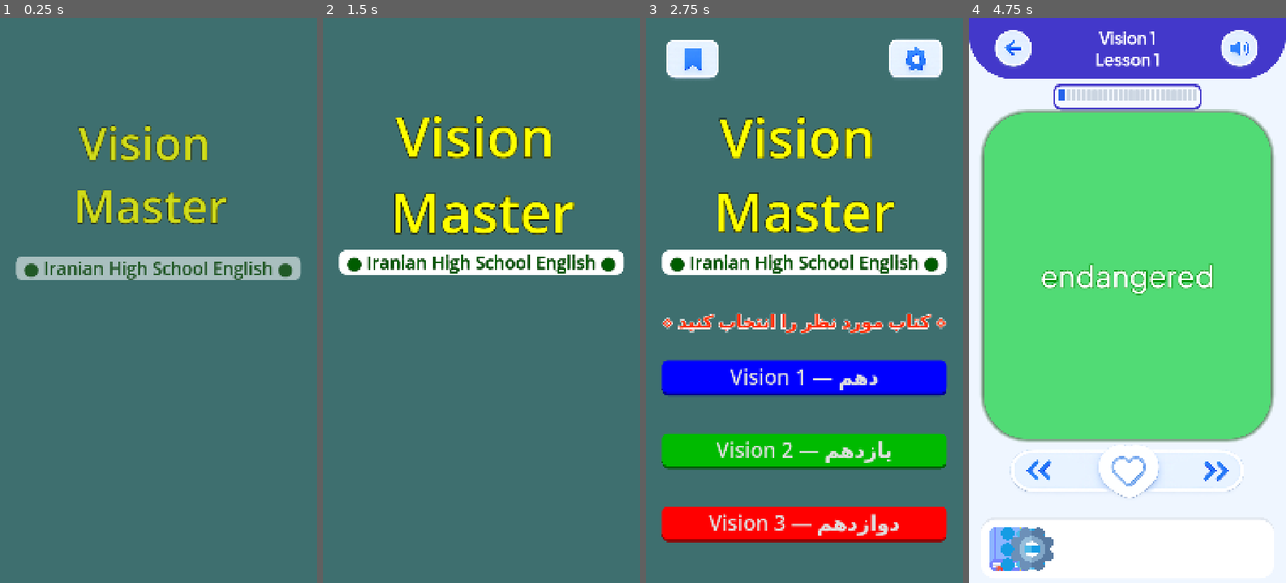
Above: before the commit, frames 1-4 (left to right).
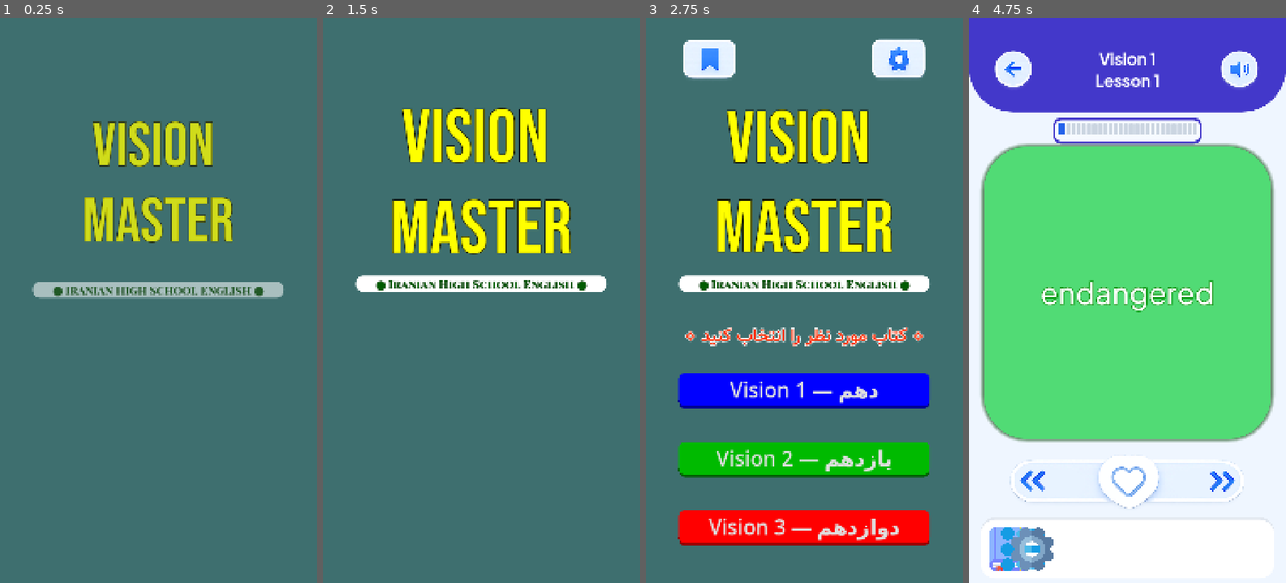
Above: after the commit, the same moments.

Repository: ZanaSaei/Vision-Master
Game: Godot game, scene res://scenes/main_menu/MainMenu.tscn
Two runs of this game, one before a commit and one after it. Both use one fixed random seed, a clock stepped at 60 frames per second and the inputs below.
Inputs (mouse positions are in pixels of both pictures, inside the frame that each line leads up to):
- Up to frame 1 (0.25 s): no input
- Up to frame 2 (1.5 s): move the mouse to (551, 272) at 0.52 s; click (551, 272) at 0.67 s; drag from (418, 328) to (465, 413) at 1.27 s
- Up to frame 3 (2.75 s): move the mouse to (836, 176) at 2.02 s; click (836, 176) at 2.17 s
- Up to frame 4 (4.75 s): click "Vision 1 — دهم" at 2.75 s; click "Lesson 1 — Saving Nature" at 3.5 s; click "📚 New Words" at 4.25 s

The runs differ from the first frame. In frame 1, 11% of the frame differs, in the area x 4-96%, y 18-50%; in frame 2, 13%; in frame 3, 30%, in the area x 4-96%, y 3-94%; in frame 4, 17%.

Commit message:
polishing the scenes for mobile
polishing for mobile

Diff:
--- a/scenes/book_menu/BookMenu.tscn
+++ b/scenes/book_menu/BookMenu.tscn
@@ -3,23 +3,21 @@
 [ext_resource type="Script" uid="uid://bup0mtxrin4q2" path="res://scenes/book_menu/book_menu.gd" id="1_fjcg3"]
 [ext_resource type="Texture2D" uid="uid://bmgjy6yti5sut" path="res://images/Back.png" id="2_1vrhx"]
 [ext_resource type="FontFile" uid="uid://ry2noj0tf42q" path="res://assets/fonts/PlusJakartaSans-Bold.ttf" id="3_rdkw2"]
+[ext_resource type="FontFile" uid="uid://c21bk2e7vh4wu" path="res://assets/fonts/Vazirmatn-Regular.ttf" id="4_vlp4y"]
 
 [sub_resource type="StyleBoxFlat" id="StyleBoxFlat_fjcg3"]
 bg_color = Color(0.2627451, 0.21960784, 0.7921569, 1)
 corner_radius_bottom_right = 150
 corner_radius_bottom_left = 150
+expand_margin_top = 45.0
 
 [sub_resource type="LabelSettings" id="LabelSettings_1vrhx"]
 font = ExtResource("3_rdkw2")
 font_size = 68
 
-[sub_resource type="SystemFont" id="SystemFont_vlp4y"]
-font_names = PackedStringArray("2  Farnaz")
-subpixel_positioning = 0
-
 [sub_resource type="LabelSettings" id="LabelSettings_rdkw2"]
-font = SubResource("SystemFont_vlp4y")
-font_size = 73
+font = ExtResource("4_vlp4y")
+font_size = 59
 font_color = Color(0, 0, 0, 1)
 outline_size = 15
 
@@ -45,12 +43,14 @@
 layout_mode = 1
 anchors_preset = 10
 anchor_right = 1.0
-offset_bottom = 49.0
+offset_top = 30.0
+offset_bottom = 320.0
 grow_horizontal = 2
 theme_override_styles/panel = SubResource("StyleBoxFlat_fjcg3")
 
 [node name="TopBar" type="HBoxContainer" parent="PanelContainer" unique_id=1356899270]
 layout_mode = 2
+size_flags_horizontal = 4
 theme_override_constants/separation = 530
 alignment = 1
 
@@ -75,6 +75,7 @@
 anchors_preset = 15
 anchor_right = 1.0
 anchor_bottom = 1.0
+offset_top = 187.0
 grow_horizontal = 2
 grow_vertical = 2
 mouse_filter = 2
@@ -85,7 +86,7 @@
 
 [node name="InnerLayout" type="VBoxContainer" parent="MainLayout" unique_id=1592577916]
 layout_mode = 2
-theme_override_constants/separation = 24
+theme_override_constants/separation = 60
 
 [node name="HeroLabel" type="Label" parent="MainLayout/InnerLayout" unique_id=1359595524]
 layout_mode = 2
--- a/scenes/conversation/Conversation.tscn
+++ b/scenes/conversation/Conversation.tscn
@@ -10,6 +10,7 @@
 bg_color = Color(0.2627451, 0.21960784, 0.7921569, 1)
 corner_radius_bottom_right = 150
 corner_radius_bottom_left = 150
+expand_margin_top = 45.0
 
 [sub_resource type="LabelSettings" id="LabelSettings_swh16"]
 font = ExtResource("3_3afir")
@@ -47,15 +48,15 @@
 layout_mode = 1
 anchors_preset = 10
 anchor_right = 1.0
-offset_bottom = 23.0
+offset_top = 30.0
+offset_bottom = 320.0
 grow_horizontal = 2
 theme_override_styles/panel = SubResource("StyleBoxFlat_yhcqr")
 
 [node name="HeaderContent" type="HBoxContainer" parent="HeaderBar" unique_id=1297609347]
 layout_mode = 2
 size_flags_horizontal = 4
-size_flags_vertical = 0
-theme_override_constants/separation = 135
+theme_override_constants/separation = 120
 
 [node name="BackButton" type="Button" parent="HeaderBar/HeaderContent" unique_id=681322488]
 layout_mode = 2
@@ -79,7 +80,7 @@
 anchors_preset = 15
 anchor_right = 1.0
 anchor_bottom = 1.0
-offset_top = 274.0
+offset_top = 337.0
 grow_horizontal = 2
 grow_vertical = 2
 theme_override_constants/margin_left = 60
@@ -88,6 +89,7 @@
 
 [node name="MainLayout" type="VBoxContainer" parent="MarginContainer" unique_id=1935269617]
 layout_mode = 2
+mouse_filter = 2
 theme_override_constants/separation = 30
 
 [node name="ScrollContainer" type="ScrollContainer" parent="MarginContainer/MainLayout" unique_id=1131021853]
@@ -96,6 +98,7 @@
 
 [node name="ContentLayout" type="VBoxContainer" parent="MarginContainer/MainLayout/ScrollContainer" unique_id=1583681460]
 layout_mode = 2
+mouse_filter = 2
 theme_override_constants/separation = 35
 
 [node name="ConversationImage" type="TextureRect" parent="MarginContainer/MainLayout/ScrollContainer/ContentLayout" unique_id=357568747]
@@ -111,10 +114,12 @@
 
 [node name="LinesContainer" type="VBoxContainer" parent="MarginContainer/MainLayout/ScrollContainer/ContentLayout" unique_id=1012636005]
 layout_mode = 2
+mouse_filter = 2
 theme_override_constants/separation = 35
 
 [node name="QuestionsSection" type="VBoxContainer" parent="MarginContainer/MainLayout/ScrollContainer/ContentLayout" unique_id=1136462616]
 layout_mode = 2
+mouse_filter = 2
 theme_override_constants/separation = 25
 
 [node name="QuestionsTitle" type="Label" parent="MarginContainer/MainLayout/ScrollContainer/ContentLayout/QuestionsSection" unique_id=939271501]
--- a/scenes/grammar/Grammar.tscn
+++ b/scenes/grammar/Grammar.tscn
@@ -8,6 +8,7 @@
 bg_color = Color(0.2627451, 0.21960784, 0.7921569, 1)
 corner_radius_bottom_right = 150
 corner_radius_bottom_left = 150
+expand_margin_top = 45.0
 
 [sub_resource type="LabelSettings" id="LabelSettings_swh16"]
 font = ExtResource("3_2jgdv")
@@ -35,14 +36,14 @@
 layout_mode = 1
 anchors_preset = 10
 anchor_right = 1.0
-offset_bottom = 23.0
+offset_top = 30.0
+offset_bottom = 320.0
 grow_horizontal = 2
 theme_override_styles/panel = SubResource("StyleBoxFlat_yhcqr")
 
 [node name="HeaderContent" type="HBoxContainer" parent="HeaderBar" unique_id=1297609347]
 layout_mode = 2
 size_flags_horizontal = 4
-size_flags_vertical = 0
 theme_override_constants/separation = 378
 
 [node name="BackButton" type="Button" parent="HeaderBar/HeaderContent" unique_id=681322488]
@@ -60,7 +61,7 @@
 anchors_preset = 15
 anchor_right = 1.0
 anchor_bottom = 1.0
-offset_top = 274.0
+offset_top = 400.0
 grow_horizontal = 2
 grow_vertical = 2
 theme_override_constants/margin_left = 60
@@ -69,6 +70,7 @@
 
 [node name="MainLayout" type="VBoxContainer" parent="MarginContainer" unique_id=1935269617]
 layout_mode = 2
+mouse_filter = 2
 theme_override_constants/separation = 30
 
 [node name="ScrollContainer" type="ScrollContainer" parent="MarginContainer/MainLayout" unique_id=1131021853]
@@ -78,10 +80,12 @@
 [node name="ContentLayout" type="VBoxContainer" parent="MarginContainer/MainLayout/ScrollContainer" unique_id=1583681460]
 layout_mode = 2
 size_flags_horizontal = 3
+mouse_filter = 2
 theme_override_constants/separation = 60
 
 [node name="PointsContainer" type="VBoxContainer" parent="MarginContainer/MainLayout/ScrollContainer/ContentLayout" unique_id=1012636005]
 layout_mode = 2
+mouse_filter = 2
 theme_override_constants/separation = 35
 
 [node name="AudioPlayer" type="AudioStreamPlayer" parent="." unique_id=829871561]
--- a/scenes/lesson_menu/LessonMenu.tscn
+++ b/scenes/lesson_menu/LessonMenu.tscn
@@ -8,6 +8,7 @@
 bg_color = Color(0.2627451, 0.21960784, 0.7921569, 1)
 corner_radius_bottom_right = 150
 corner_radius_bottom_left = 150
+expand_margin_top = 45.0
 
 [sub_resource type="LabelSettings" id="LabelSettings_bix6w"]
 font = ExtResource("3_ln7tq")
@@ -41,12 +42,14 @@
 layout_mode = 1
 anchors_preset = 10
 anchor_right = 1.0
-offset_bottom = 31.0
+offset_top = 30.0
+offset_bottom = 320.0
 grow_horizontal = 2
 theme_override_styles/panel = SubResource("StyleBoxFlat_1vrhx")
 
 [node name="TopBar" type="HBoxContainer" parent="PanelContainer" unique_id=284333027]
 layout_mode = 2
+size_flags_horizontal = 4
 theme_override_constants/separation = 498
 alignment = 1
 
@@ -64,6 +67,7 @@
 anchors_preset = 15
 anchor_right = 1.0
 anchor_bottom = 1.0
+offset_top = 170.0
 grow_horizontal = 2
 grow_vertical = 2
 mouse_filter = 2
--- a/scenes/main_menu/MainMenu.tscn
+++ b/scenes/main_menu/MainMenu.tscn
@@ -3,17 +3,17 @@
 [ext_resource type="Script" uid="uid://fu47855vxrkx" path="res://scenes/main_menu/main_menu.gd" id="1_isws5"]
 [ext_resource type="Texture2D" uid="uid://bcuel645k21ak" path="res://images/save_words.png" id="2_xr86y"]
 [ext_resource type="Texture2D" uid="uid://dpd68y86vgnn8" path="res://images/setting_mainmenu.png" id="3_qmweu"]
+[ext_resource type="FontFile" uid="uid://g637eq3c7teb" path="res://assets/fonts/BebasNeue-Regular.ttf" id="4_qq55g"]
 [ext_resource type="StyleBox" uid="uid://iwxf7jw83unf" path="res://buttons_styles/ContinueNormal.tres" id="5_f1mbi"]
+[ext_resource type="FontFile" uid="uid://cd8w2vgcrha3v" path="res://assets/fonts/PlayfairDisplaySC-Bold.ttf" id="5_pkvjm"]
+[ext_resource type="FontFile" uid="uid://c21bk2e7vh4wu" path="res://assets/fonts/Vazirmatn-Regular.ttf" id="6_6gdku"]
 [ext_resource type="StyleBox" uid="uid://bpmplvjua0vvo" path="res://buttons_styles/Book1Normal.tres" id="6_arvcj"]
 [ext_resource type="StyleBox" uid="uid://cnd0l7h3t2mqw" path="res://buttons_styles/Book2Normal.tres" id="7_6k0m2"]
 [ext_resource type="StyleBox" uid="uid://dck62uet13ugq" path="res://buttons_styles/Book3Normal.tres" id="8_qq55g"]
 
-[sub_resource type="SystemFont" id="SystemFont_f1mbi"]
-font_names = PackedStringArray("Algerian")
-
 [sub_resource type="LabelSettings" id="LabelSettings_qmweu"]
-font = SubResource("SystemFont_f1mbi")
-font_size = 182
+font = ExtResource("4_qq55g")
+font_size = 250
 font_color = Color(1, 1, 0, 1)
 outline_size = 10
 outline_color = Color(0, 0, 0, 1)
@@ -27,24 +27,15 @@
 corner_radius_bottom_right = 25
 corner_radius_bottom_left = 25
 
-[sub_resource type="SystemFont" id="SystemFont_oitky"]
-font_names = PackedStringArray("Cambria")
-
 [sub_resource type="LabelSettings" id="LabelSettings_f1mbi"]
-font = SubResource("SystemFont_oitky")
-font_size = 60
+font = ExtResource("5_pkvjm")
+font_size = 40
 font_color = Color(0, 0.36078432, 0, 1)
 outline_size = 2
 outline_color = Color(0, 0, 0, 1)
 
-[sub_resource type="SystemFont" id="SystemFont_wckin"]
-font_names = PackedStringArray("2  Farnaz")
-
-[sub_resource type="SystemFont" id="SystemFont_qmweu"]
-font_names = PackedStringArray("2  Farnaz")
-
 [sub_resource type="LabelSettings" id="LabelSettings_oitky"]
-font = SubResource("SystemFont_qmweu")
+font = ExtResource("6_6gdku")
 font_size = 61
 font_color = Color(1, 0.16470589, 0, 1)
 outline_size = 14
@@ -147,7 +138,7 @@
 layout_mode = 2
 size_flags_horizontal = 4
 size_flags_vertical = 6
-theme_override_fonts/font = SubResource("SystemFont_wckin")
+theme_override_fonts/font = ExtResource("6_6gdku")
 theme_override_font_sizes/font_size = 55
 theme_override_styles/normal = ExtResource("5_f1mbi")
 theme_override_styles/pressed = ExtResource("5_f1mbi")
--- a/scenes/main_menu/main_menu.gd
+++ b/scenes/main_menu/main_menu.gd
@@ -69,6 +69,7 @@
 	await get_tree().process_frame
 
 	# ---------- Initial state ----------
+	app_title.pivot_offset = app_title.size / 2
 	app_title.scale = Vector2(0.7, 0.7)
 	app_title.modulate.a = 0.0
 
--- a/scenes/reading/Reading.tscn
+++ b/scenes/reading/Reading.tscn
@@ -10,6 +10,7 @@
 bg_color = Color(0.2627451, 0.21960784, 0.7921569, 1)
 corner_radius_bottom_right = 150
 corner_radius_bottom_left = 150
+expand_margin_top = 45.0
 
 [sub_resource type="LabelSettings" id="LabelSettings_swh16"]
 font = ExtResource("3_fd08m")
@@ -55,14 +56,14 @@
 layout_mode = 1
 anchors_preset = 10
 anchor_right = 1.0
-offset_bottom = 23.0
+offset_top = 30.0
+offset_bottom = 320.0
 grow_horizontal = 2
 theme_override_styles/panel = SubResource("StyleBoxFlat_yhcqr")
 
 [node name="HeaderContent" type="HBoxContainer" parent="HeaderBar" unique_id=1297609347]
 layout_mode = 2
 size_flags_horizontal = 4
-size_flags_vertical = 0
 theme_override_constants/separation = 193
 
 [node name="BackButton" type="Button" parent="HeaderBar/HeaderContent" unique_id=681322488]
@@ -85,7 +86,7 @@
 anchors_preset = 15
 anchor_right = 1.0
 anchor_bottom = 1.0
-offset_top = 274.0
+offset_top = 347.0
 grow_horizontal = 2
 grow_vertical = 2
 theme_override_constants/margin_left = 60
@@ -94,6 +95,7 @@
 
 [node name="MainLayout" type="VBoxContainer" parent="MarginContainer" unique_id=1935269617]
 layout_mode = 2
+mouse_filter = 2
 theme_override_constants/separation = 30
 
 [node name="ScrollContainer" type="ScrollContainer" parent="MarginContainer/MainLayout" unique_id=1131021853]
@@ -102,6 +104,7 @@
 
 [node name="ContentLayout" type="VBoxContainer" parent="MarginContainer/MainLayout/ScrollContainer" unique_id=1583681460]
 layout_mode = 2
+mouse_filter = 2
 theme_override_constants/separation = 40
 
 [node name="ReadingImage" type="TextureRect" parent="MarginContainer/MainLayout/ScrollContainer/ContentLayout" unique_id=357568747]
--- a/scenes/speaking_pronunciation/SpeakingPronunciation.tscn
+++ b/scenes/speaking_pronunciation/SpeakingPronunciation.tscn
@@ -8,6 +8,7 @@
 bg_color = Color(0.2627451, 0.21960784, 0.7921569, 1)
 corner_radius_bottom_right = 150
 corner_radius_bottom_left = 150
+expand_margin_top = 45.0
 
 [sub_resource type="LabelSettings" id="LabelSettings_swh16"]
 font = ExtResource("3_6ryan")
@@ -35,15 +36,15 @@
 layout_mode = 1
 anchors_preset = 10
 anchor_right = 1.0
-offset_bottom = 23.0
+offset_top = 30.0
+offset_bottom = 320.0
 grow_horizontal = 2
 theme_override_styles/panel = SubResource("StyleBoxFlat_yhcqr")
 
 [node name="HeaderContent" type="HBoxContainer" parent="HeaderBar" unique_id=1297609347]
 layout_mode = 2
 size_flags_horizontal = 4
-size_flags_vertical = 0
-theme_override_constants/separation = 378
+theme_override_constants/separation = 527
 
 [node name="BackButton" type="Button" parent="HeaderBar/HeaderContent" unique_id=681322488]
 layout_mode = 2
@@ -60,7 +61,7 @@
 anchors_preset = 15
 anchor_right = 1.0
 anchor_bottom = 1.0
-offset_top = 274.0
+offset_top = 377.0
 grow_horizontal = 2
 grow_vertical = 2
 theme_override_constants/margin_left = 60
@@ -78,10 +79,12 @@
 [node name="ContentLayout" type="VBoxContainer" parent="MarginContainer/MainLayout/ScrollContainer" unique_id=1583681460]
 layout_mode = 2
 size_flags_horizontal = 3
+mouse_filter = 2
 theme_override_constants/separation = 60
 
 [node name="PointsContainer" type="VBoxContainer" parent="MarginContainer/MainLayout/ScrollContainer/ContentLayout" unique_id=1012636005]
 layout_mode = 2
+mouse_filter = 2
 theme_override_constants/separation = 35
 
 [node name="AudioPlayer" type="AudioStreamPlayer" parent="." unique_id=829871561]
--- a/scenes/speaking_pronunciation/speaking_pronunciation.gd
+++ b/scenes/speaking_pronunciation/speaking_pronunciation.gd
@@ -61,6 +61,7 @@
 
 	header_title.text = "Lesson %d 🎙️" % lesson
 
+
 	if font_bold != null:
 		header_title.add_theme_font_override("font", font_bold)
 
--- a/scenes/vocabulary/VocabFlashcards.tscn
+++ b/scenes/vocabulary/VocabFlashcards.tscn
@@ -18,6 +18,7 @@
 bg_color = Color(0.2627451, 0.21960784, 0.7921569, 1)
 corner_radius_bottom_right = 150
 corner_radius_bottom_left = 150
+expand_margin_top = 45.0
 
 [sub_resource type="StyleBoxFlat" id="StyleBoxFlat_ttw17"]
 bg_color = Color(0.14509805, 0.3882353, 0.92156863, 0.39215687)
@@ -172,15 +173,15 @@
 
 [node name="TextureRect" type="ColorRect" parent="." unique_id=2022602915]
 layout_mode = 1
-anchors_preset = 8
-anchor_left = 0.5
-anchor_top = 0.5
-anchor_right = 0.5
-anchor_bottom = 0.5
-offset_left = -565.0
-offset_top = -1010.0
-offset_right = 2364.87
-offset_bottom = 4218.5713
+anchors_preset = -1
+anchor_left = -0.104
+anchor_top = -0.055000003
+anchor_right = 1.095
+anchor_bottom = 1.171
+offset_left = 0.32000732
+offset_top = -0.3999939
+offset_right = 2069.0361
+offset_bottom = 3759.9656
 grow_horizontal = 2
 grow_vertical = 2
 scale = Vector2(0.385, 0.385)
@@ -190,7 +191,8 @@
 layout_mode = 1
 anchors_preset = 10
 anchor_right = 1.0
-offset_bottom = 208.0
+offset_top = 30.0
+offset_bottom = 320.0
 grow_horizontal = 2
 theme_override_styles/panel = SubResource("StyleBoxFlat_tpk77")
 
@@ -241,7 +243,7 @@
 anchors_preset = 15
 anchor_right = 1.0
 anchor_bottom = 1.0
-offset_top = 223.0
+offset_top = 338.0
 grow_horizontal = 2
 grow_vertical = 2
 
@@ -406,14 +408,13 @@
 [node name="PanelContainer" type="PanelContainer" parent="MarginContainer/MainLayout" unique_id=438521418]
 layout_mode = 2
 offset_transform_enabled = true
-offset_transform_position = Vector2(0, -35)
 offset_transform_scale = Vector2(0.85, 0.85)
 theme_override_styles/panel = SubResource("StyleBoxTexture_7ujfs")
 
 [node name="BottomControls" type="HBoxContainer" parent="MarginContainer/MainLayout/PanelContainer" unique_id=895647629]
 custom_minimum_size = Vector2(0, 100)
 layout_mode = 2
-theme_override_constants/separation = 180
+theme_override_constants/separation = 206
 alignment = 1
 
 [node name="PrevButton" type="Button" parent="MarginContainer/MainLayout/PanelContainer/BottomControls" unique_id=694726294]
